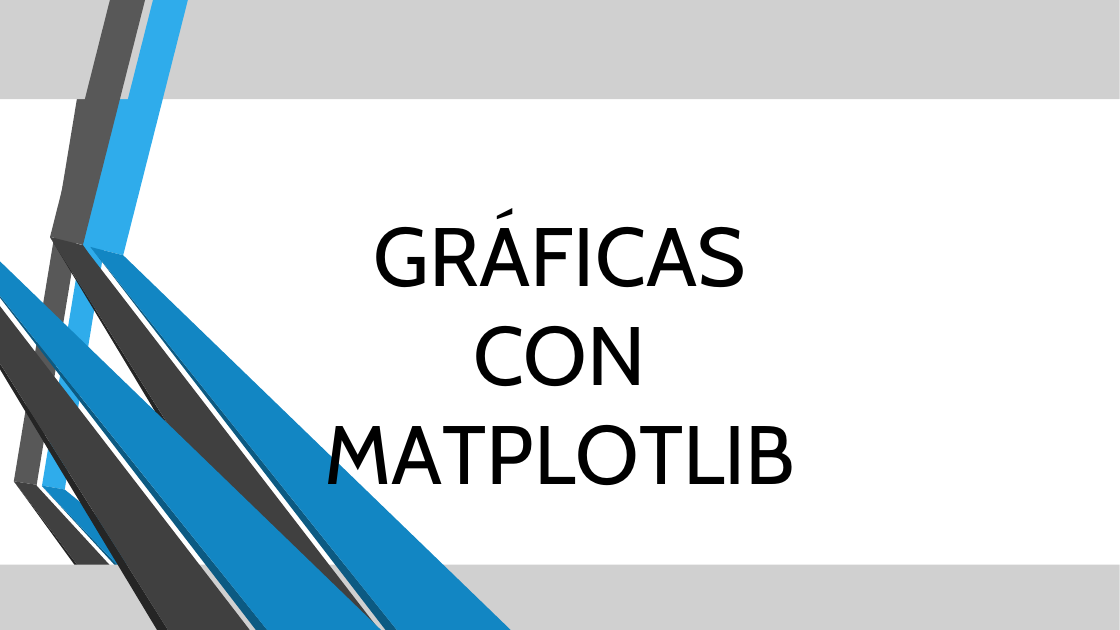
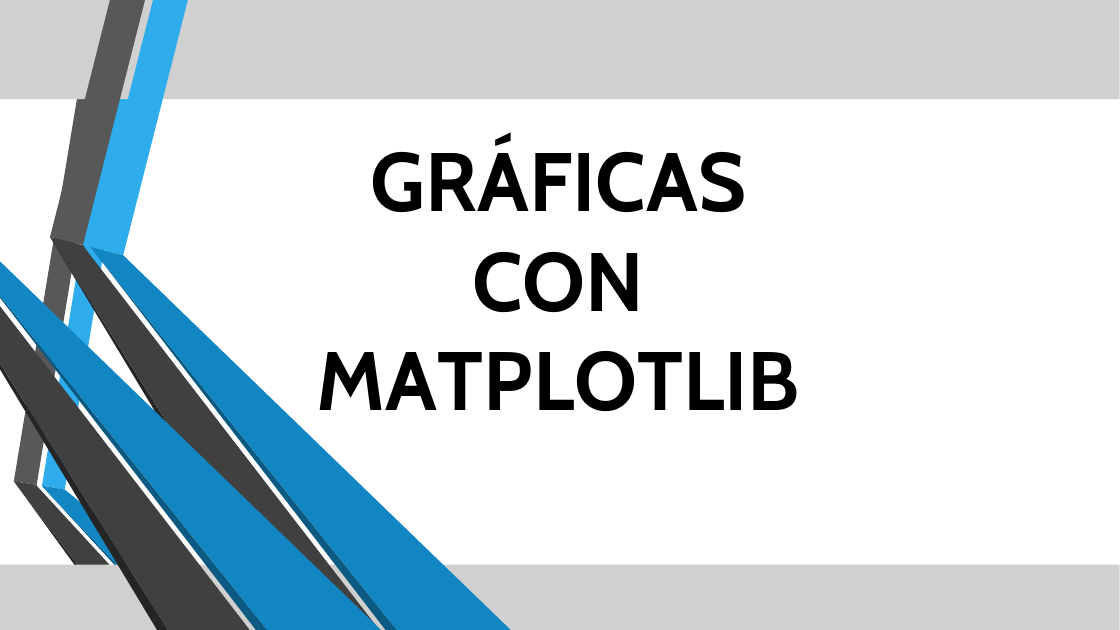
Before and after one commit to lizetheP/Programacion, a slide deck: slide 1 of CalendarioAgo2024/presentaciones/9_GraficasMatplotlib.pptx. Drawn at 1120x630 pixels with LibreOffice and Linux fonts; fonts in the diff are those of the drawing; grey boxes stand for pictures; background and template pictures are left out. Boxes give left, top, right and bottom in pixels: in the first picture for what was removed or moved away, otherwise in the second. Text is boxed around its words. In the diff, an @@ line names an element or a change of style, - is before the commit and + after.

```diff
--- a/CalendarioAgo2024/presentaciones/9_GraficasMatplotlib.pptx
+++ b/CalendarioAgo2024/presentaciones/9_GraficasMatplotlib.pptx
@@ text "GRÁFICAS CON": place and size @@
-text "GRÁFICAS CON" at [324,216,795,503]
+text "GRÁFICAS CON" at [317,142,800,411]
@@ text "GRÁFICAS CON" at [317,142,800,411]: bold on @@
```
Also in this commit, not shown: 8 other slides changed, 1 slide removed, 11 other files.
